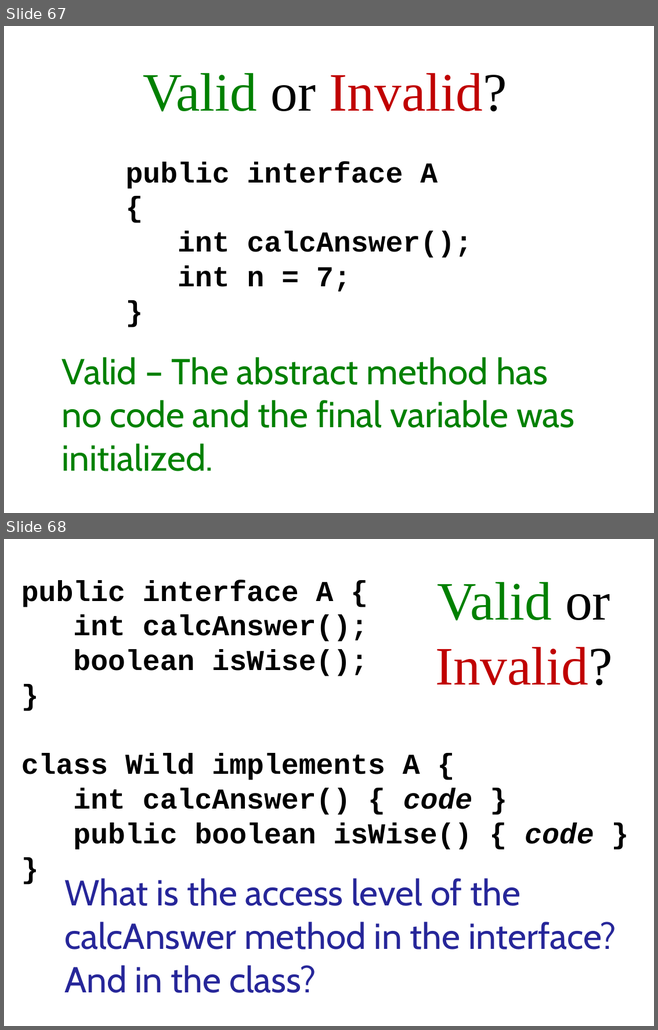
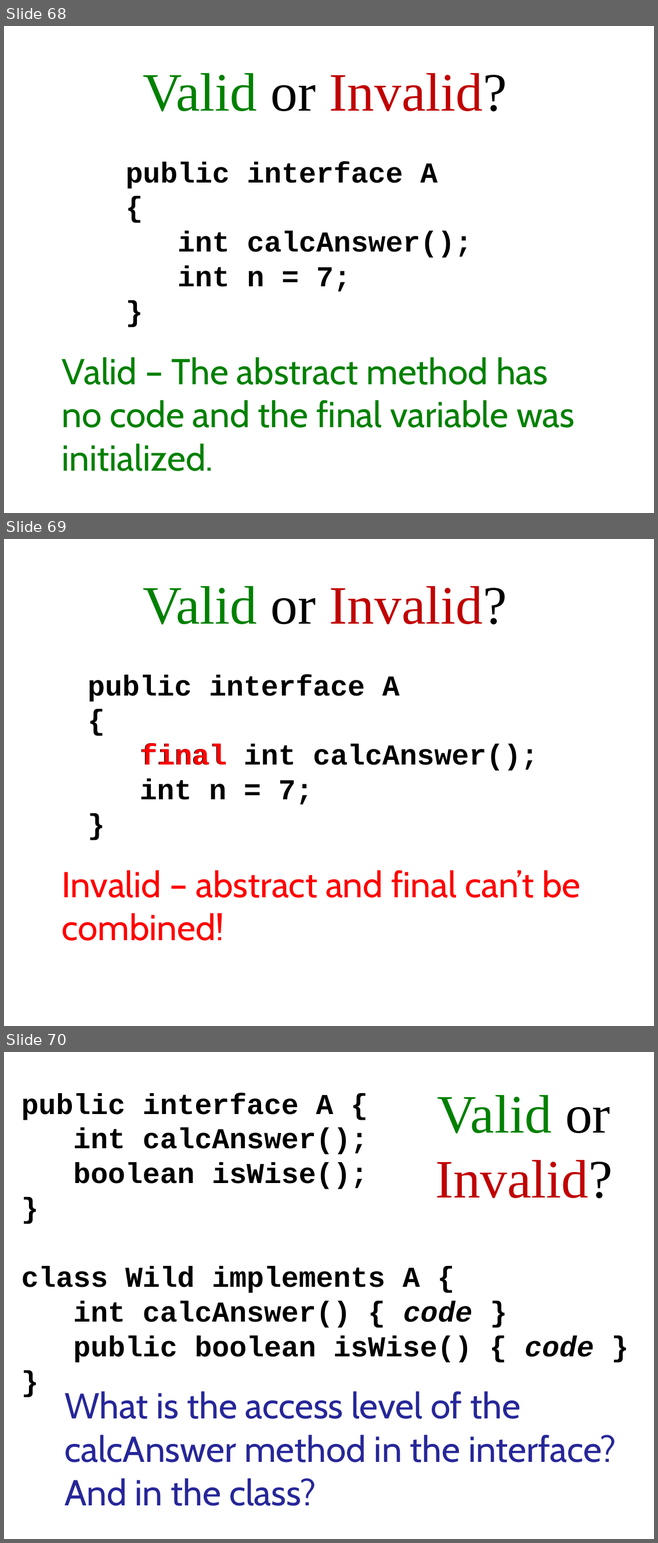
Before and after one commit to Cy-FairCS/cs3, a slide deck: u04b_interfaces/notes/_interfaces notes.pptx. Shown one above the other, each under a label of ours: slides 67 and 68 before the commit, slides 68, 69 and 70 after it. The pictures are 658x1030 and 658x1543 pixels, drawn with LibreOffice and Linux fonts; fonts in the diff are those of the drawing. Boxes give left, top, right and bottom in pixels: in the first picture for what was removed or moved away, otherwise in the second. Text is boxed around its words. In the diff, an @@ line names an element or a change of style, - is before the commit and + after.

```diff
--- a/u04b_interfaces/notes/_interfaces notes.pptx
+++ b/u04b_interfaces/notes/_interfaces notes.pptx
@@ slide 69 added at box(4, 539, 654, 1026), background #FFFFFF @@
@@ title added at box(143, 586, 507, 625), 60 pt, text #C00000 @@
+Valid or Invalid?
@@ subtitle added at box(88, 675, 538, 805), 32 pt, text #000000, bold @@
+public interface A
+{
+final int calcAnswer();
+int n = 7;
+}
@@ text added at box(140, 744, 226, 765), 32 pt, text #FF0000, bold @@
+final
@@ text added at box(62, 870, 580, 941), 40 pt, text #FF0000 @@
+Invalid – abstract and final can’t be combined!
@@ what was slide 67 is now slide 68 @@
@@ what was slide 68 is now slide 70 @@
```
Also in this commit, not shown: 1 slide changed, 1 other slide added, 2 other files.
